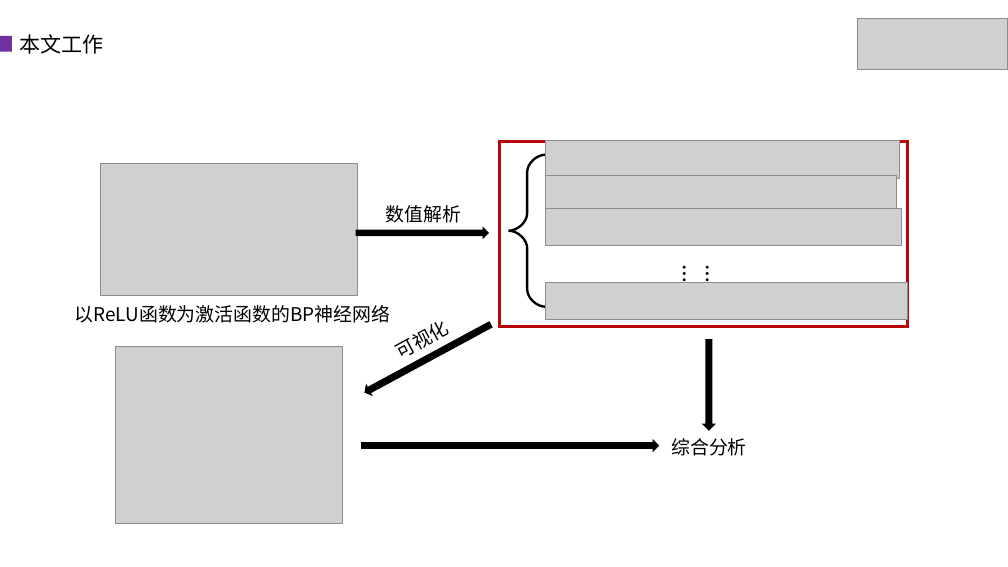
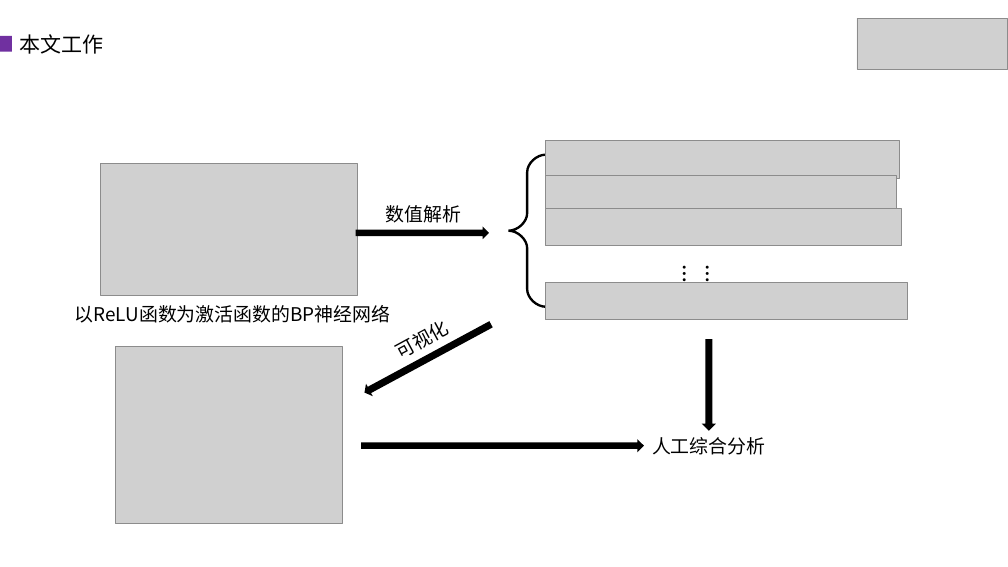
Before and after one commit to ChenErTong/NeuralNetworkSolver, a slide deck: slide 6 of paper/神经网络的自动化数值解析技术.ppt (slide 5 before the commit). Drawn at 1008x567 pixels with LibreOffice and Linux fonts; fonts in the diff are those of the drawing; grey boxes stand for pictures. Boxes give left, top, right and bottom in pixels: in the first picture for what was removed or moved away, otherwise in the second. Text is boxed around its words. In the diff, an @@ line names an element or a change of style, - is before the commit and + after.

```diff
--- a/paper/神经网络的自动化数值解析技术.ppt
+++ b/paper/神经网络的自动化数值解析技术.ppt
@@ rectangle removed at [499, 142, 908, 327] @@
@@ right arrow: place and size @@
-right arrow at [361, 439, 659, 453]
+right arrow at [361, 439, 644, 452]
@@ right arrow at [361, 439, 644, 452]: proportions changed @@
@@ text at [652, 437, 765, 455]: text changed @@
-综合分析
+人工综合分析
```
Also in this commit, not shown: 2 other slides changed, 1 slide added, 2 other files.
